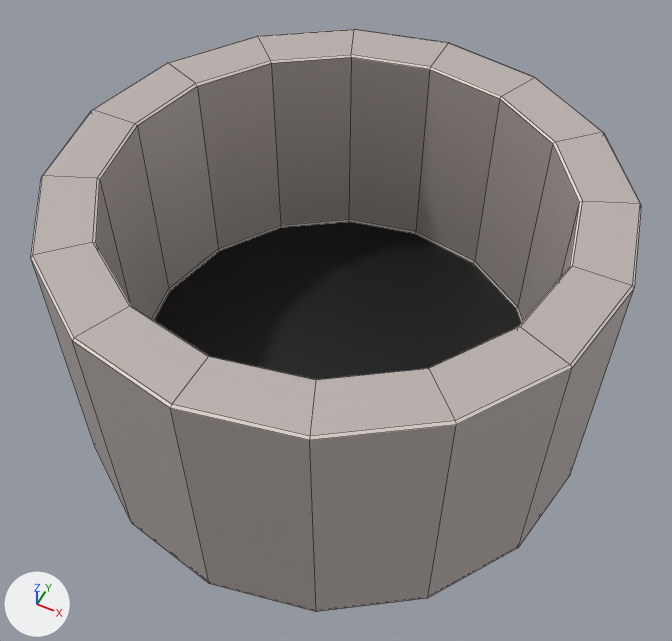
One commit to the Blender file Assets/Art/Environment/Well.blend: the scene before it, then after it.
Camera for both pictures: a 50 mm lens placed at (2.86, -5.73, 8.22), pointed at (0.07, -0.16, 1.25). The axes (+X, +Y, +Z) are drawn at lower left. The lights are the same throughout. Mesh edges are drawn as thin lines.

Objects in the first picture: 'well'.
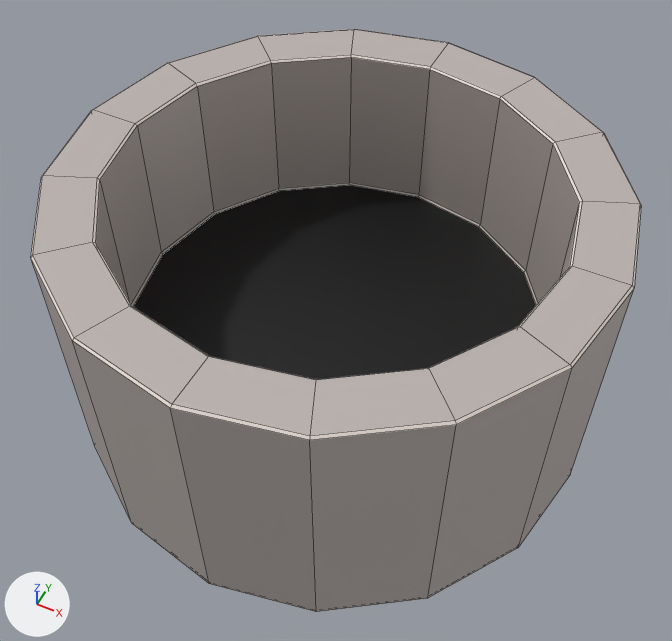
Commit message: well well

What the commit changed:
me_cylinder has 128 vertices, 114 faces and spans x -2.68..2.68, y -2.68..2.68, z 0.0..2.81.
me_cylinder is used by ob_well; location (0.0, 0.0, 0.0).
me_cylinder part 1: all 32 vertices in x -2.14..2.14, y -2.14..2.14, z 0.51..0.53 are moved by (0.0, 0.0, 0.58).

Boxes (x1, y1, x2, y2) around the edits, measured in the pictures (672 x 641 px; the box of a moved part takes in the faces that stretch with it):
part 1 of me_cylinder, moved or reshaped: (96, 57, 579, 380) in both
